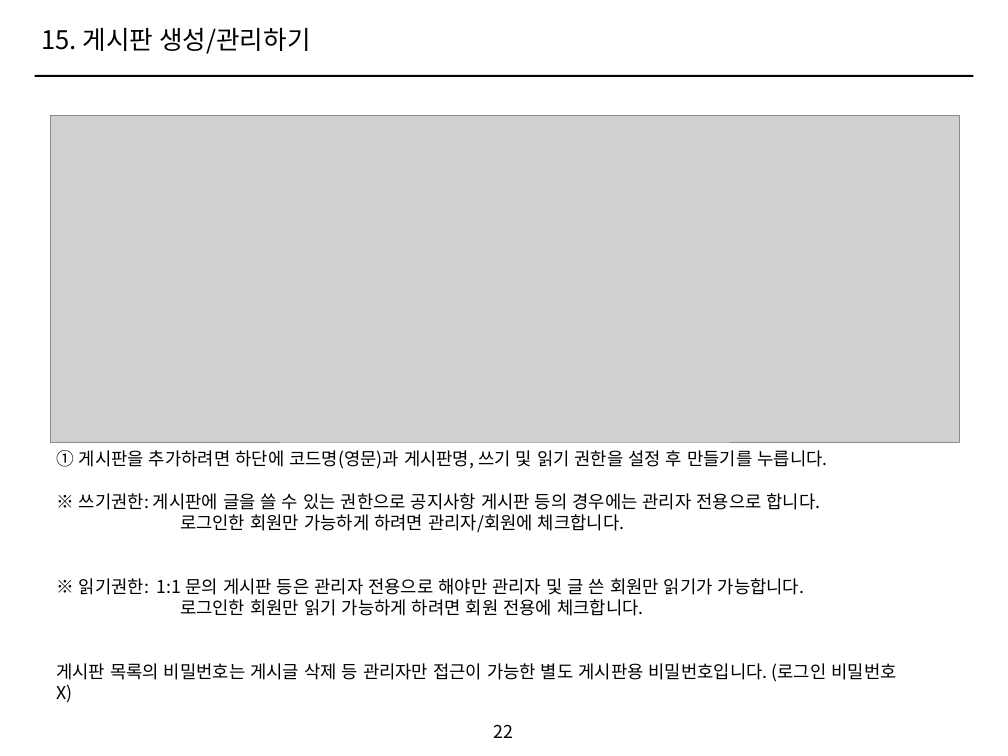
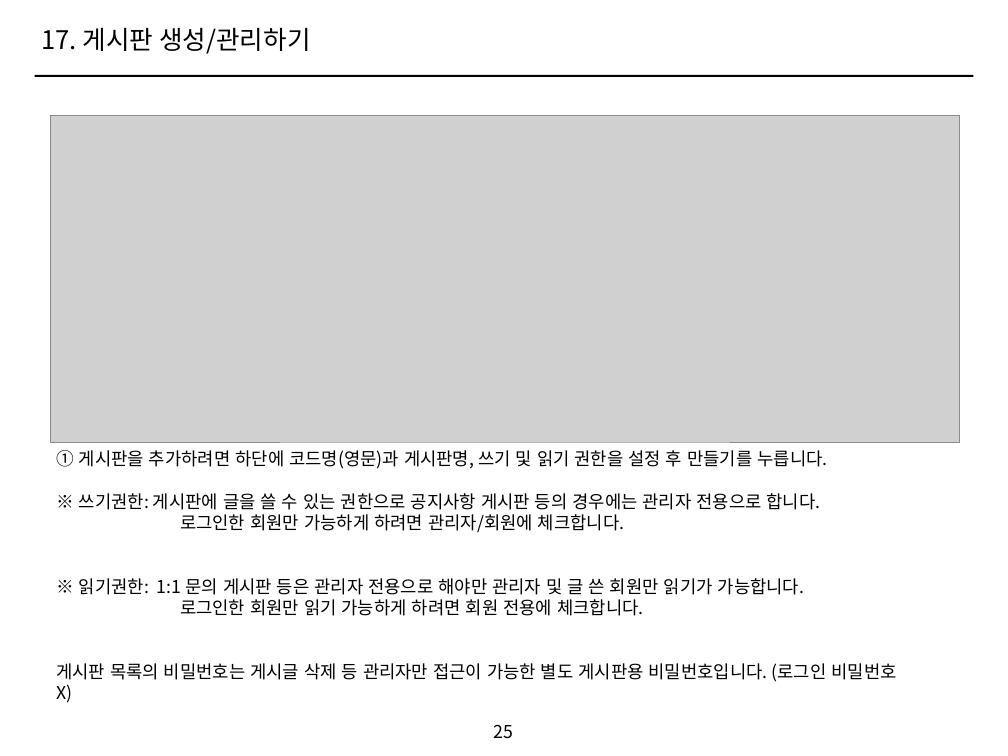
Before and after one commit to ethanjoh/SOHO-market, a slide deck: slide 25 of manual.pptx (slide 22 before the commit). Drawn at 1008x756 pixels with LibreOffice and Linux fonts; fonts in the diff are those of the drawing; grey boxes stand for pictures. Boxes give left, top, right and bottom in pixels: in the first picture for what was removed or moved away, otherwise in the second. Text is boxed around its words. In the diff, an @@ line names an element or a change of style, - is before the commit and + after.

```diff
--- a/manual.pptx
+++ b/manual.pptx
@@ text at box(41, 28, 310, 54): text changed @@
-15. 게시판 생성/관리하기
+17. 게시판 생성/관리하기
@@ page number at box(494, 724, 514, 739): text changed @@
-22
+25
```
Also in this commit, not shown: 5 other slides changed, 3 slides added, 1 other file.
